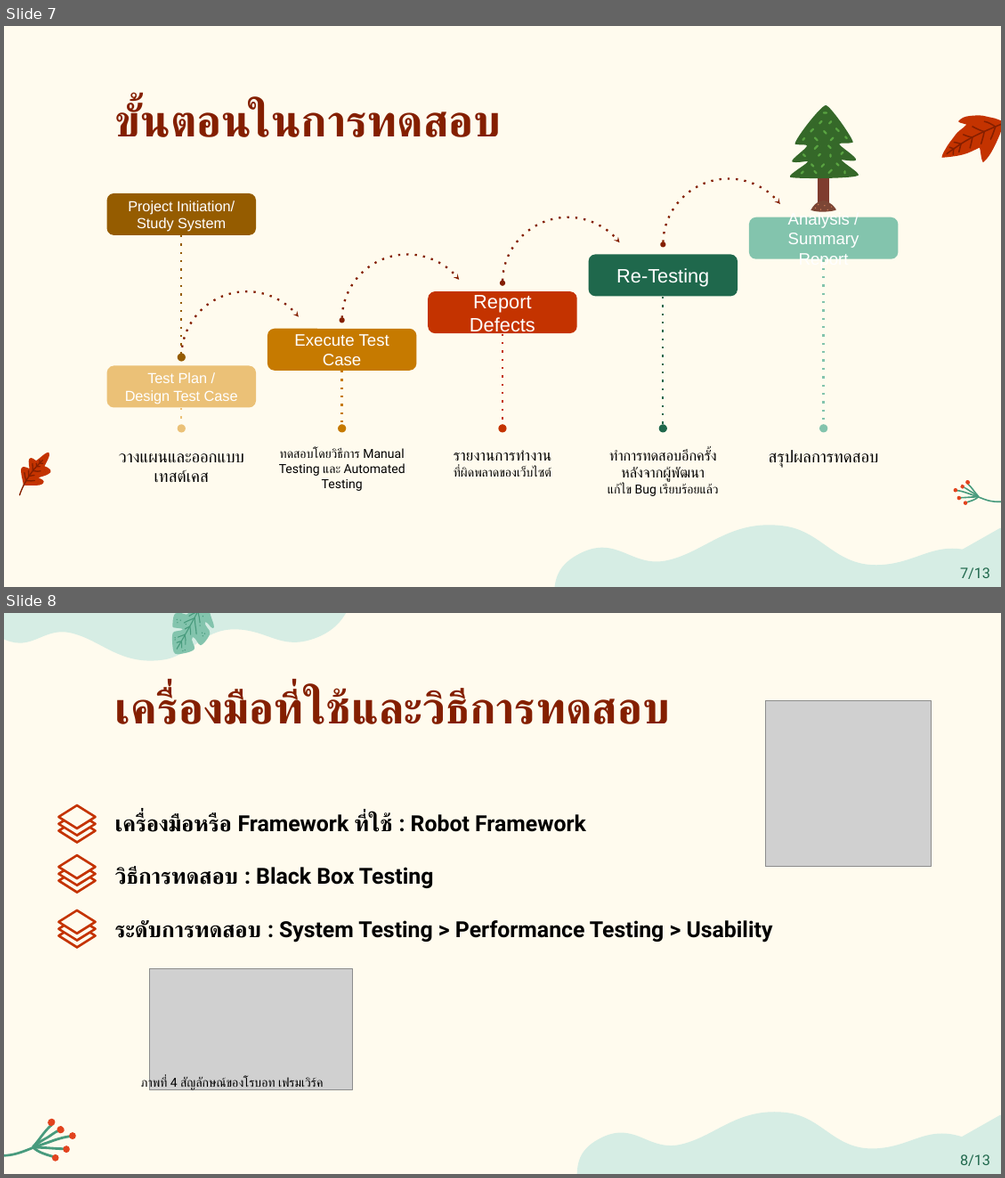
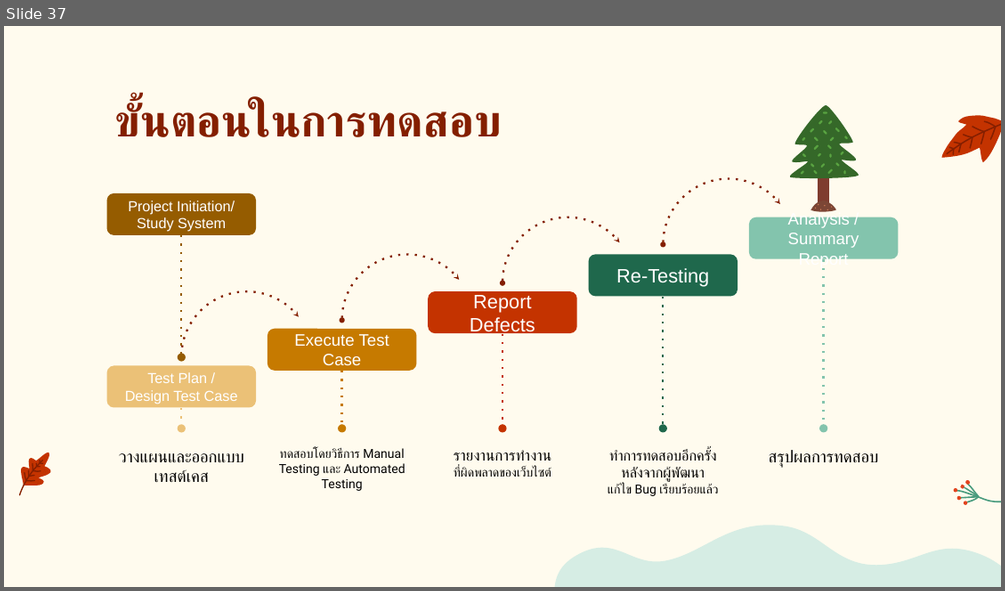
Before and after one commit to kh-nipaphorn/CubeSoftTech_WorkingSpace, a slide deck: Final Present/presentation_Nipaphorn_613020583-5 .pptx. Shown one above the other, each under a label of ours: slides 7 and 8 before the commit, slide 37 after it. The pictures are 1005x1178 and 1005x591 pixels, drawn with LibreOffice and Linux fonts; fonts in the diff are those of the drawing; grey boxes stand for pictures. Boxes give left, top, right and bottom in pixels: in the first picture for what was removed or moved away, otherwise in the second. Text is boxed around its words. In the diff, an @@ line names an element or a change of style, - is before the commit and + after.

```diff
--- a/Final Present/presentation_Nipaphorn_613020583-5 .pptx
+++ b/Final Present/presentation_Nipaphorn_613020583-5 .pptx
@@ slide 8 removed at <box>4,613,1001,1174</box>, background #FFFBEE @@
@@ freeform shape removed at <box>4,613,350,661</box> @@
@@ group removed at <box>172,613,215,655</box>: 20 freeform shapes @@
@@ text removed at <box>115,690,671,724</box> @@
-เครื่องมือที่ใช้และวิธีการทดสอบ
@@ picture removed at <box>765,701,930,866</box> @@
@@ freeform shape removed at <box>57,804,97,844</box> @@
@@ text removed at <box>115,814,773,942</box> @@
-เครื่องมือหรือ Framework ที่ใช้ : Robot Framework
-วิธีการทดสอบ : Black Box Testing
-ระดับการทดสอบ : System Testing > Performance Testing > Usability
@@ freeform shape removed at <box>57,854,97,893</box> @@
@@ freeform shape removed at <box>57,909,97,948</box> @@
@@ picture removed at <box>150,968,352,1089</box> @@
@@ text removed at <box>141,1077,323,1091</box> @@
-ภาพที่ 4 สัญลักษณ์ของโรบอท เฟรมเวิร์ค
@@ freeform shape removed at <box>577,1111,1001,1174</box> @@
@@ triangle removed at <box>899,1117,1001,1174</box> @@
-8/13
@@ group removed at <box>4,1119,77,1161</box>: 9 freeform shapes @@
@@ what was slide 7 is now slide 37 @@
@@ slide 37 changed as well @@
@@ triangle removed at <box>899,530,1001,587</box> @@
-7/13
```
Also in this commit, not shown: 5 other slides changed, 31 slides added, 6 other slides removed, 19 other files.
